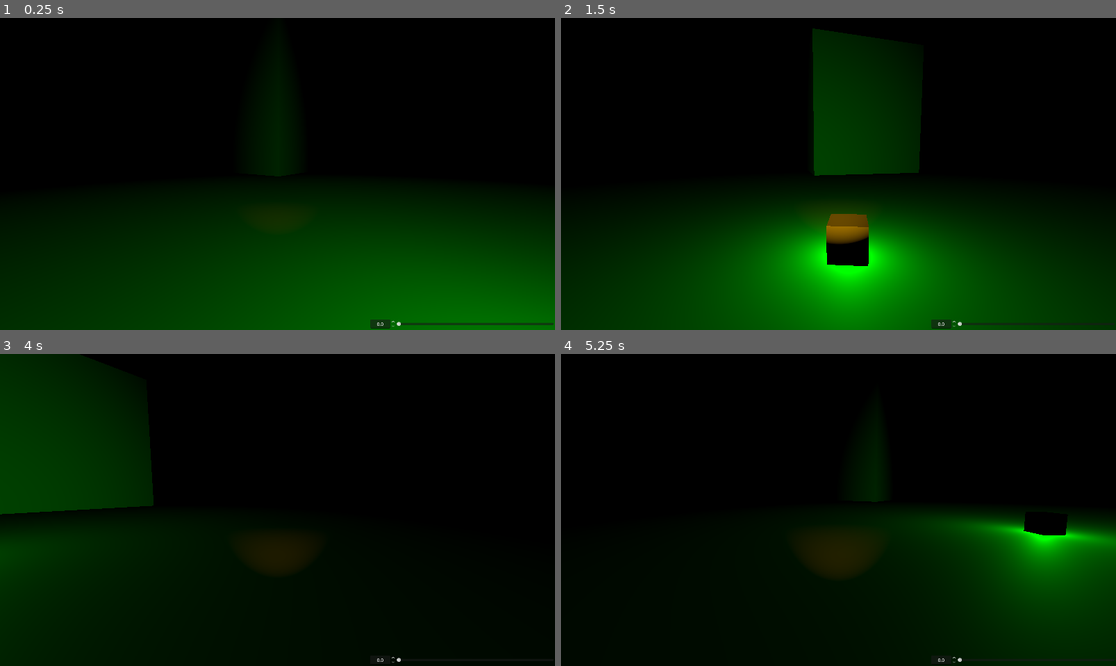
Above: before the commit, frames 1-4 (two rows, left to right).
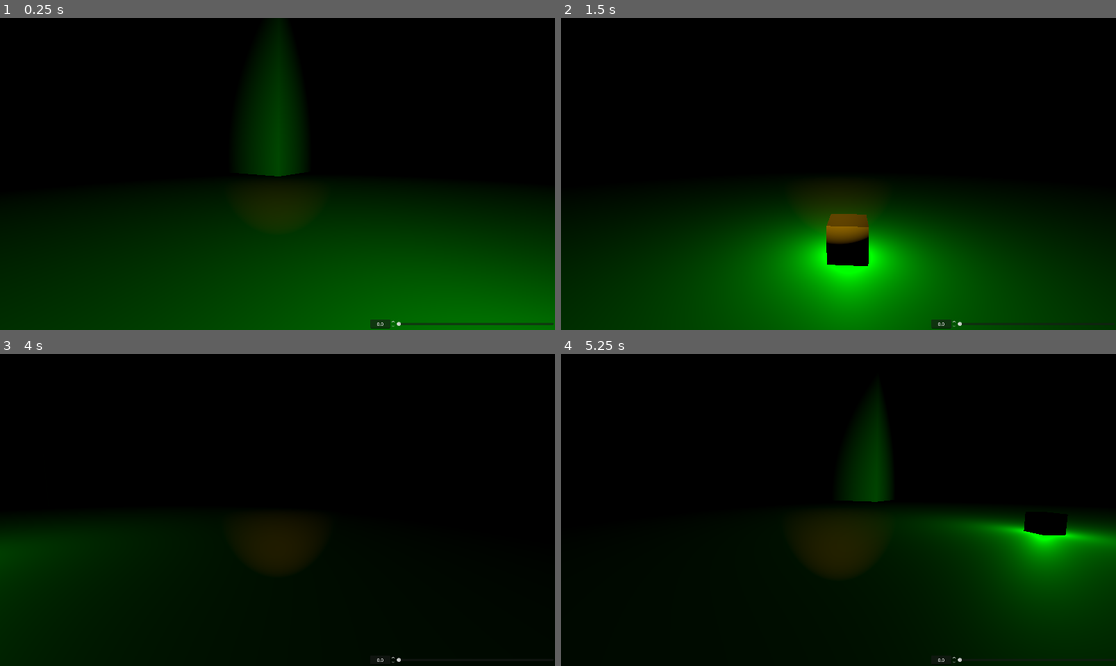
Above: after the commit, the same moments.

Repository: Sammaeliusz/PC-Repo
Game: Godot game, scene res://control.tscn
The game is run twice, just before and just after one commit, with the same random seed, the same clock (stepped at 60 frames per second) and the same inputs.
Inputs:
- Up to frame 1 (0.25 s): no input
- Up to frame 2 (1.5 s): hold Right (move_right) 0.53-1.28 s; hold S (move_backward) from 1.28 s (still down)
- Up to frame 3 (4 s): release S (move_backward) at 2.03 s; hold Right (move_right) 2.03-2.78 s; hold W (move_forward) 2.78-3.53 s; tap Enter at 3.5 s; hold Left (move_left) from 3.53 s (still down)
- Up to frame 4 (5.25 s): release Left (move_left) at 5.03 s; hold S (move_backward) from 5.03 s (still down)

The runs differ from the first frame. In frame 1, 1.8% of the frame differs, in the area x 46-54%, y 14-51%; in frame 2, 8.1%; in frame 3, 12%, in the area x 0-52%, y 0-56%; in frame 4, 0.9%.

Commit message:
KS - Kolorowe budynki

Diff:
--- /dev/null
+++ b/GGUI/krzywe-światy/Prefabs/Building/Base_Building_Material.tres
@@ -0,0 +1,3 @@
+[gd_resource type="StandardMaterial3D" format=3 uid="uid://cqyxtnf30h4kr"]
+
+[resource]
--- a/GGUI/krzywe-światy/Prefabs/Building/budynek.tscn
+++ b/GGUI/krzywe-światy/Prefabs/Building/budynek.tscn
@@ -10,6 +10,7 @@
 script = ExtResource("1_pquve")
 metadata/Scale = 5.0
 metadata/Height = 10
+metadata/Color = Color(0, 0, 0, 1)
 
 [node name="MeshInstance3D" type="MeshInstance3D" parent="." unique_id=1299918008]
 mesh = SubResource("BoxMesh_gcxk6")
--- a/GGUI/krzywe-światy/Prefabs/Resizer.gd
+++ b/GGUI/krzywe-światy/Prefabs/Resizer.gd
@@ -3,10 +3,16 @@
 # Called when the node enters the scene tree for the first time.
 var B_scale : float
 var B_height: int
+var B_color: Color
 func _ready() -> void:
 	B_scale = get_meta("Scale")
 	B_height = get_meta("Height")
+	B_color = get_meta("Color")
 	scale = Vector3(B_scale, B_scale*B_height, B_scale)
+	print(B_color)
+	var U_material : StandardMaterial3D = preload("res://Prefabs/Building/Base_Building_Material.tres").duplicate(true)
+	U_material.albedo_color = B_color
+	get_child(0).set_surface_override_material(0,U_material)
 
 
 # Called every frame. 'delta' is the elapsed time since the previous frame.
--- a/GGUI/krzywe-światy/control.tscn
+++ b/GGUI/krzywe-światy/control.tscn
@@ -35,13 +35,15 @@
 
 [node name="Budynek2" parent="." unique_id=2131609820 instance=ExtResource("1_ee4bf")]
 transform = Transform3D(0.3157482, 0, -0.948843, 0, 1, 0, 0.948843, 0, 0.3157482, 0, 2.2694988, -29.309666)
-metadata/Scale = 15.0
-metadata/Height = 2
+metadata/Scale = 4.5
+metadata/Height = 7
+metadata/Color = Color(0.7921569, 0, 0, 1)
 
 [node name="Budynek" parent="." unique_id=1640971299 instance=ExtResource("1_ee4bf")]
 transform = Transform3D(0.8110944, 0, -0.5849153, 0, 1, 0, 0.5849153, 0, 0.8110944, -33.04, 0.5, 4.43)
 metadata/Scale = 10.0
 metadata/Height = 5
+metadata/Color = Color(0, 1, 0, 1)
 
 [node name="UI" parent="." unique_id=2142729161 instance=ExtResource("1_62e2m")]
 
@@ -95,8 +97,9 @@
 light_color = Color(0.77254903, 0.5529412, 0, 1)
 light_energy = 6.269
 light_indirect_energy = 2.82
-light_specular = 0.275
-spot_range = 13.539
+light_specular = 0.754
+spot_range = 28.579
 spot_angle = 18.1577
+spot_angle_attenuation = 1.3660405
 
 [connection signal="tunneled_signal" from="UI" to="CUBE/OmniLight3D" method="_change_energy"]
